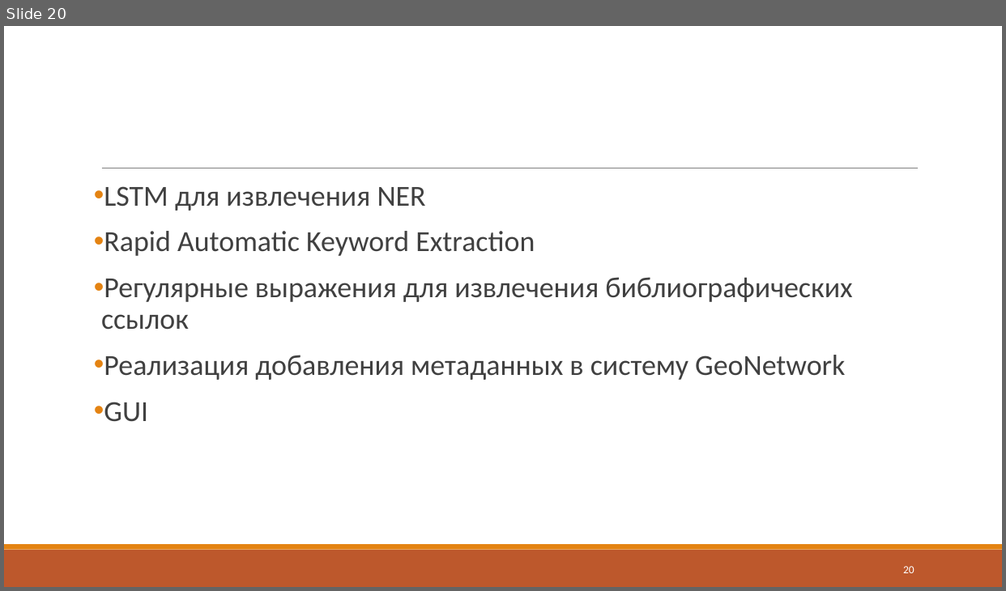
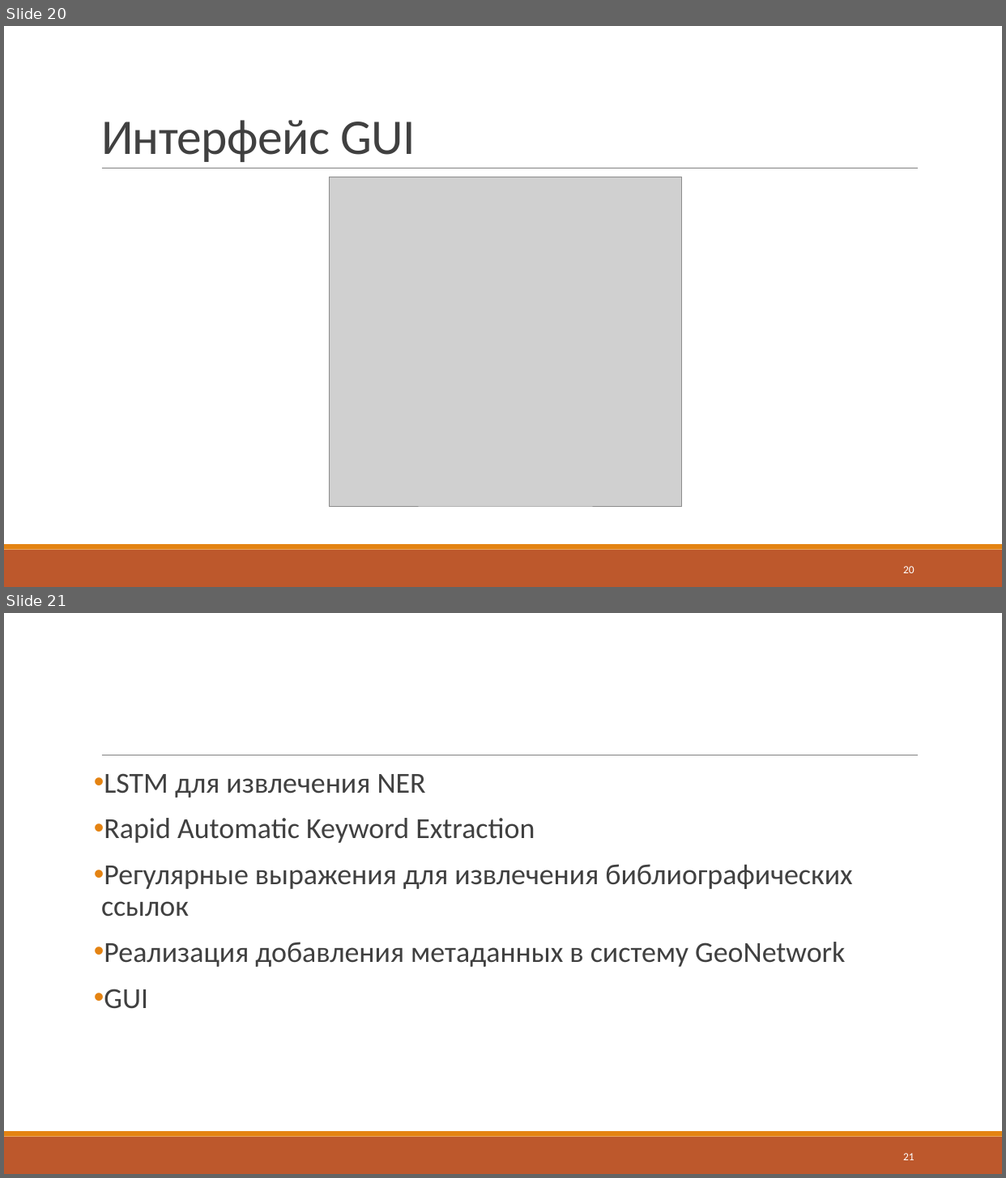
Before and after one commit to J-CITY/METADATA-EXTRACTOR, a slide deck: report.pptx. Shown one above the other, each under a label of ours: slide 20 before the commit, slides 20 and 21 after it. The pictures are 1006x591 and 1006x1178 pixels, drawn with LibreOffice and Linux fonts; fonts in the diff are those of the drawing; grey boxes stand for pictures. Boxes give left, top, right and bottom in pixels: in the first picture for what was removed or moved away, otherwise in the second. Text is boxed around its words. In the diff, an @@ line names an element or a change of style, - is before the commit and + after.

```diff
--- a/report.pptx
+++ b/report.pptx
@@ slide 20 added at (4,26,1002,587), background #FFFFFF; not listed: 3 template elements that a slide beside it also shows @@
@@ title added at (101,120,415,162), 48 pt, text #404040 @@
+Интерфейс GUI
@@ picture added at (329,177,681,506) @@
@@ page number added at (903,566,914,574), 10.5 pt, text #FFFFFF @@
+20
@@ what was slide 20 is now slide 21 @@
@@ page number at (903,1153,914,1161): text changed @@
-20
+21
```
Also in this commit, not shown: 4 slides changed, 32 other files.
